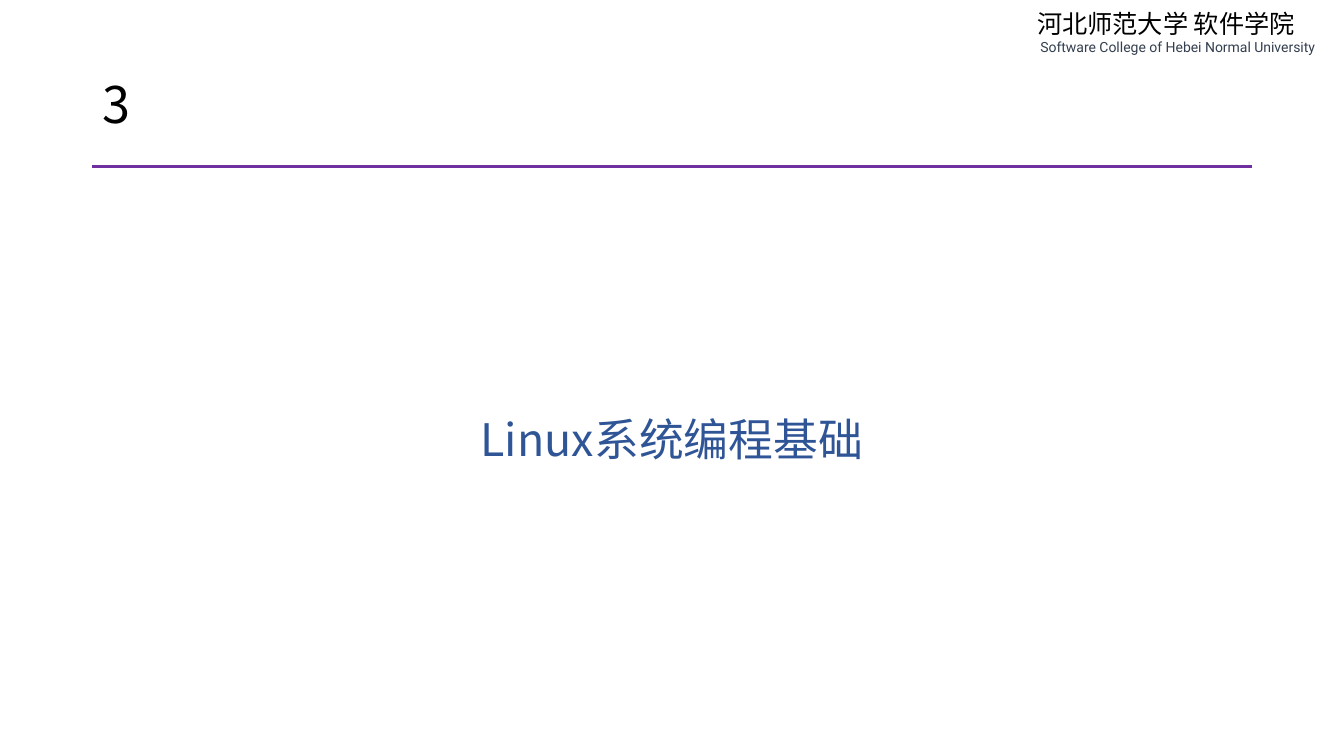
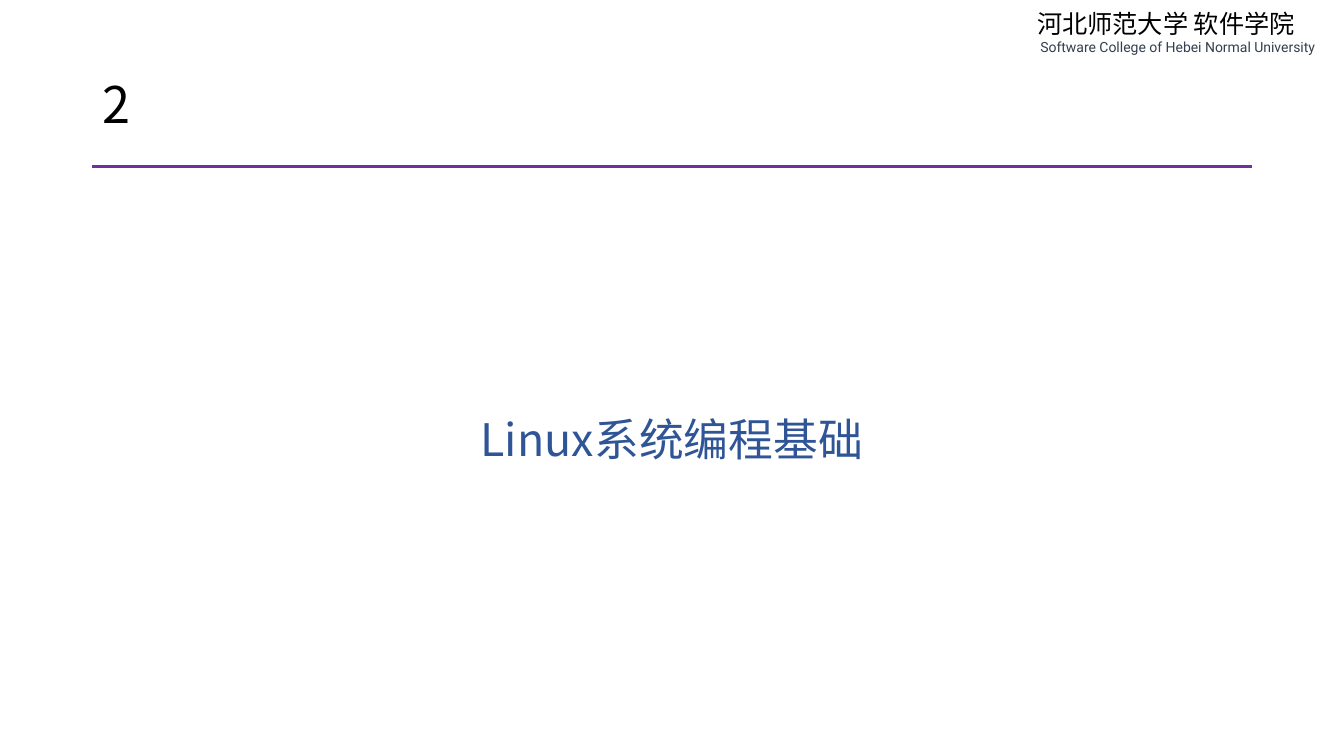
Before and after one commit to edu2act/course-php-serverside-development-on-linux, a slide deck: slide 11 of materials/slides/ch05-vim-and-linux-system-programming.pptx (slide 16 before the commit). Drawn at 1344x756 pixels with LibreOffice and Linux fonts; fonts in the diff are those of the drawing. Boxes give left, top, right and bottom in pixels: in the first picture for what was removed or moved away, otherwise in the second. Text is boxed around its words. In the diff, an @@ line names an element or a change of style, - is before the commit and + after.

```diff
--- a/materials/slides/ch05-vim-and-linux-system-programming.pptx
+++ b/materials/slides/ch05-vim-and-linux-system-programming.pptx
@@ title at box(102, 85, 130, 123): text changed @@
-3
+2
```
Also in this commit, not shown: 1 other slide changed, 5 slides removed, 4 other files.
